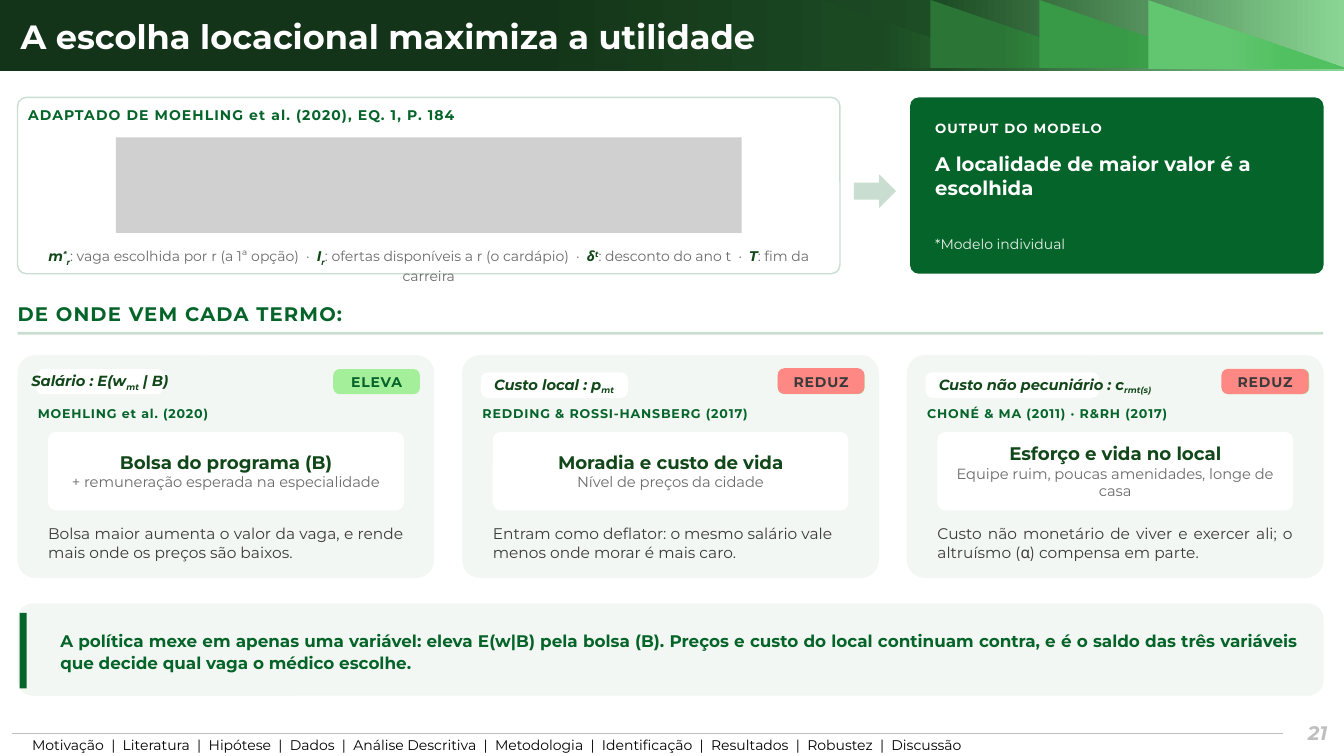
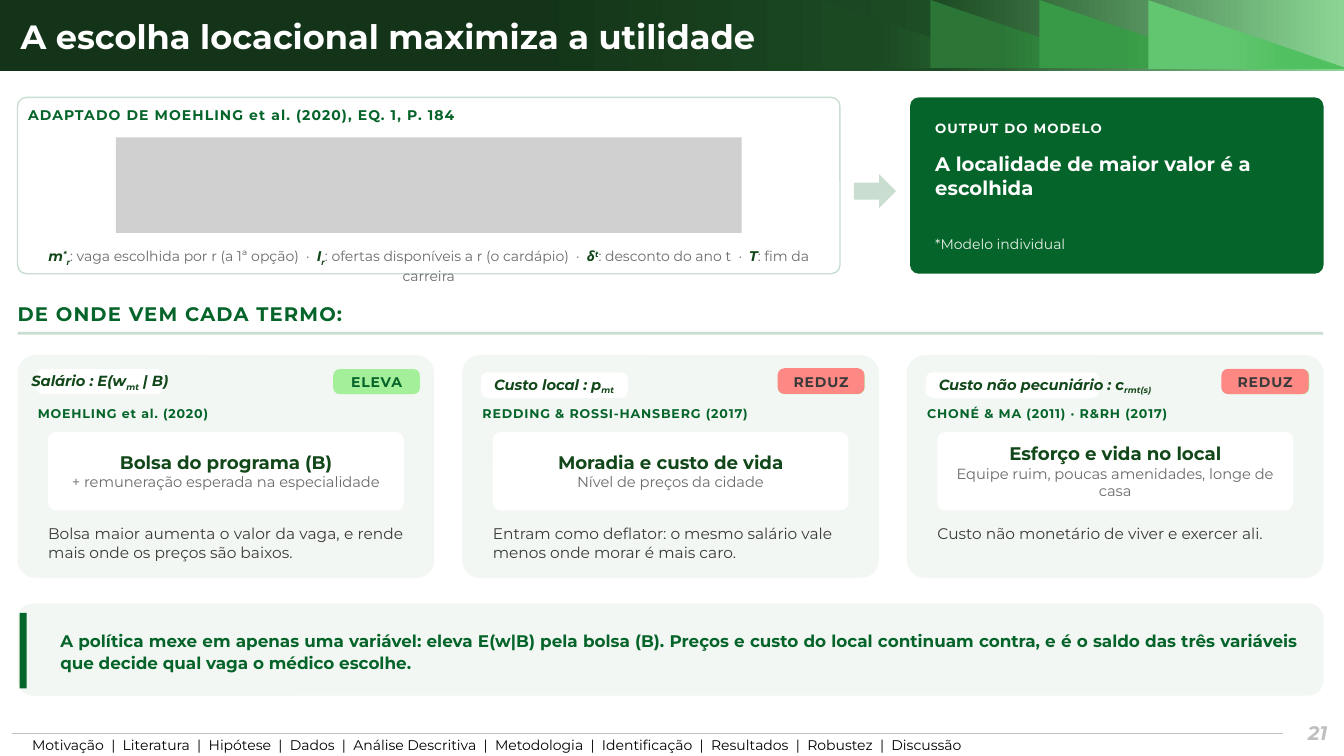
Before and after one commit to ka1victor/impact-eval-health-econ-pmme, a slide deck: slide 21 of output/apresentacao_banca_final/deck_banca_final.pptx. Drawn at 1344x756 pixels with LibreOffice and Linux fonts; fonts in the diff are those of the drawing; grey boxes stand for pictures; background and template pictures are left out. Boxes give left, top, right and bottom in pixels: in the first picture for what was removed or moved away, otherwise in the second. Text is boxed around its words. In the diff, an @@ line names an element or a change of style, - is before the commit and + after.

```diff
--- a/output/apresentacao_banca_final/deck_banca_final.pptx
+++ b/output/apresentacao_banca_final/deck_banca_final.pptx
@@ text at (937,527,1263,539): text changed @@
-Custo não monetário de viver e exercer ali; o altruísmo (α) compensa em parte.
+Custo não monetário de viver e exercer ali.
```
Also in this commit, not shown: 4 other slides changed, 8 other files.
